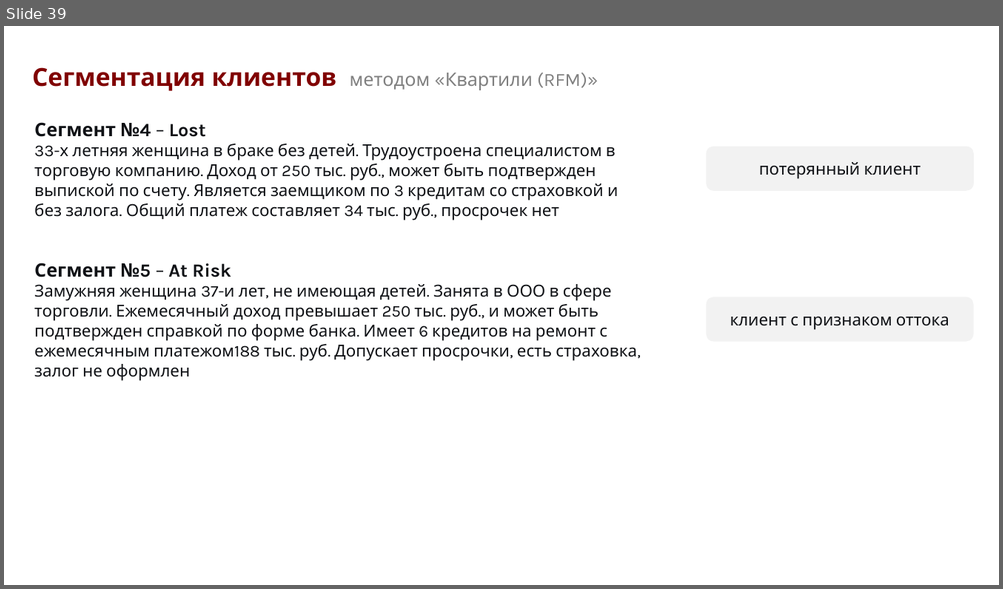
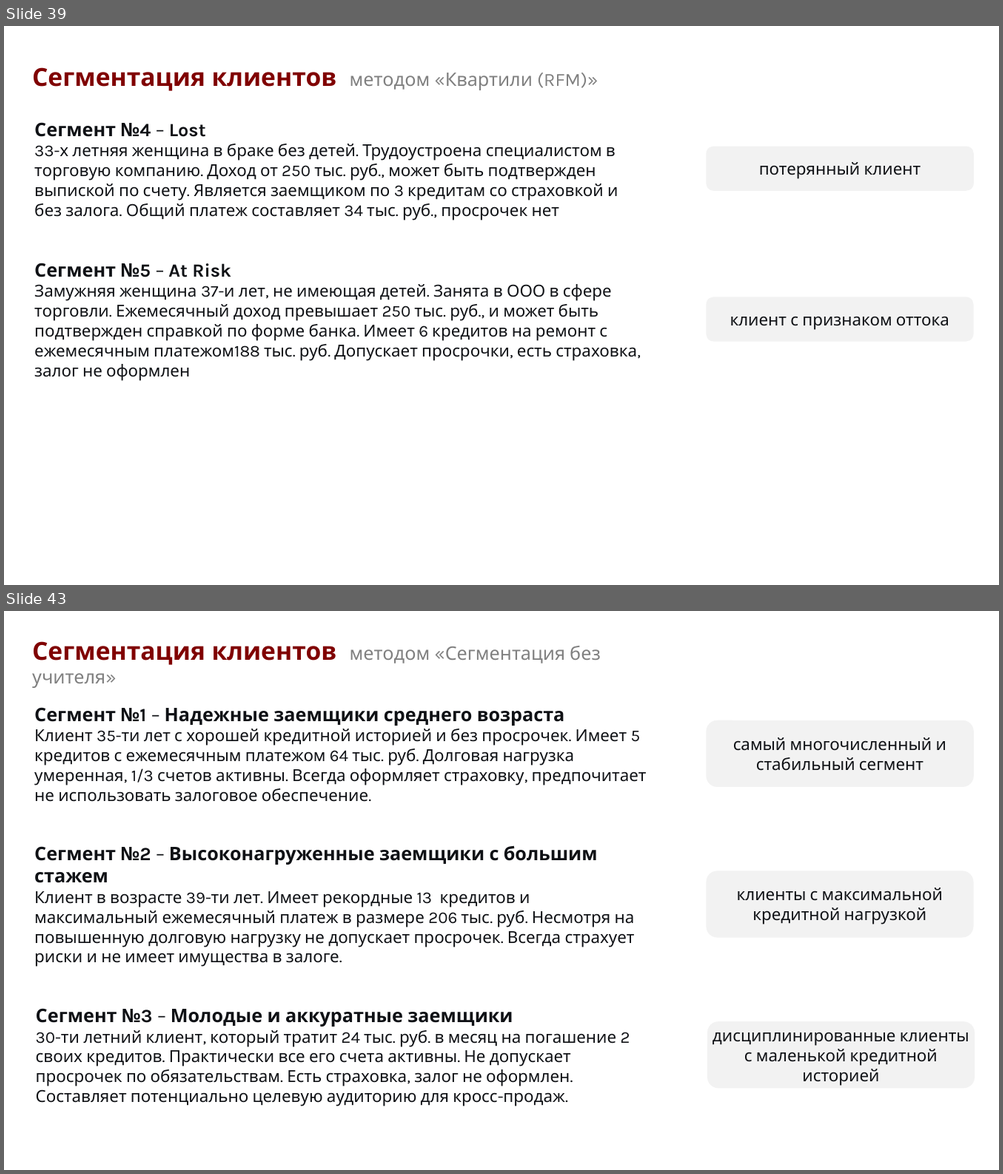
Before and after one commit to arinakatysheva/HW_1_2025-Katysheva_Arina, a slide deck: HW1.pptx. Shown one above the other, each under a label of ours: slide 39 before the commit, slides 39 and 43 after it; the slides between them are not shown. The pictures are 1003x589 and 1003x1174 pixels, drawn with LibreOffice and Linux fonts; fonts in the diff are those of the drawing. Boxes give left, top, right and bottom in pixels: in the first picture for what was removed or moved away, otherwise in the second. Text is boxed around its words. In the diff, an @@ line names an element or a change of style, - is before the commit and + after.

Commit message:
HW1 (presentation)

```diff
--- a/HW1.pptx
+++ b/HW1.pptx
@@ slide 43 added at [4,611,999,1170], background #FFFFFF @@
@@ text added at [32,641,600,688], 18 pt, text #808080 @@
+Сегментация клиентов методом «Сегментация без учителя»
@@ text added at [34,707,646,802], 16 pt, text #0F1115 @@
+Сегмент №1 – Надежные заемщики среднего возраста
+Клиент 35-ти лет с хорошей кредитной историей и без просрочек. Имеет 5 кредитов с ежемесячным платежом 64 тыс. руб. Долговая нагрузка умеренная, 1/3 счетов активны. Всегда оформляет страховку, предпочитает не использовать залоговое обеспечение.
@@ rounded rectangle added at [706,721,974,787], fill #F2F2F2, 16 pt, text #0F1115 @@
+самый многочисленный и стабильный сегмент
@@ text added at [34,846,634,967], 16 pt, text #0F1115 @@
+Сегмент №2 – Высоконагруженные заемщики с большим стажем
+Клиент в возрасте 39-ти лет. Имеет рекордные 13 кредитов и максимальный ежемесячный платеж в размере 206 тыс. руб. Несмотря на повышенную долговую нагрузку не допускает просрочек. Всегда страхует риски и не имеет имущества в залоге.
@@ rounded rectangle added at [706,871,973,938], fill #F2F2F2, 16 pt, text #0F1115 @@
+клиенты с максимальной кредитной нагрузкой
@@ text added at [36,1008,630,1107], 16 pt, text #0F1115 @@
+Сегмент №3 – Молодые и аккуратные заемщики
+30-ти летний клиент, который тратит 24 тыс. руб. в месяц на погашение 2 своих кредитов. Практически все его счета активны. Не допускает просрочек по обязательствам. Есть страховка, залог не оформлен. Составляет потенциально целевую аудиторию для кросс-продаж.
@@ rounded rectangle added at [707,1022,974,1088], fill #F2F2F2, 16 pt, text #0F1115 @@
+дисциплинированные клиенты с маленькой кредитной историей
```
Also in this commit, not shown: 5 other slides added.
